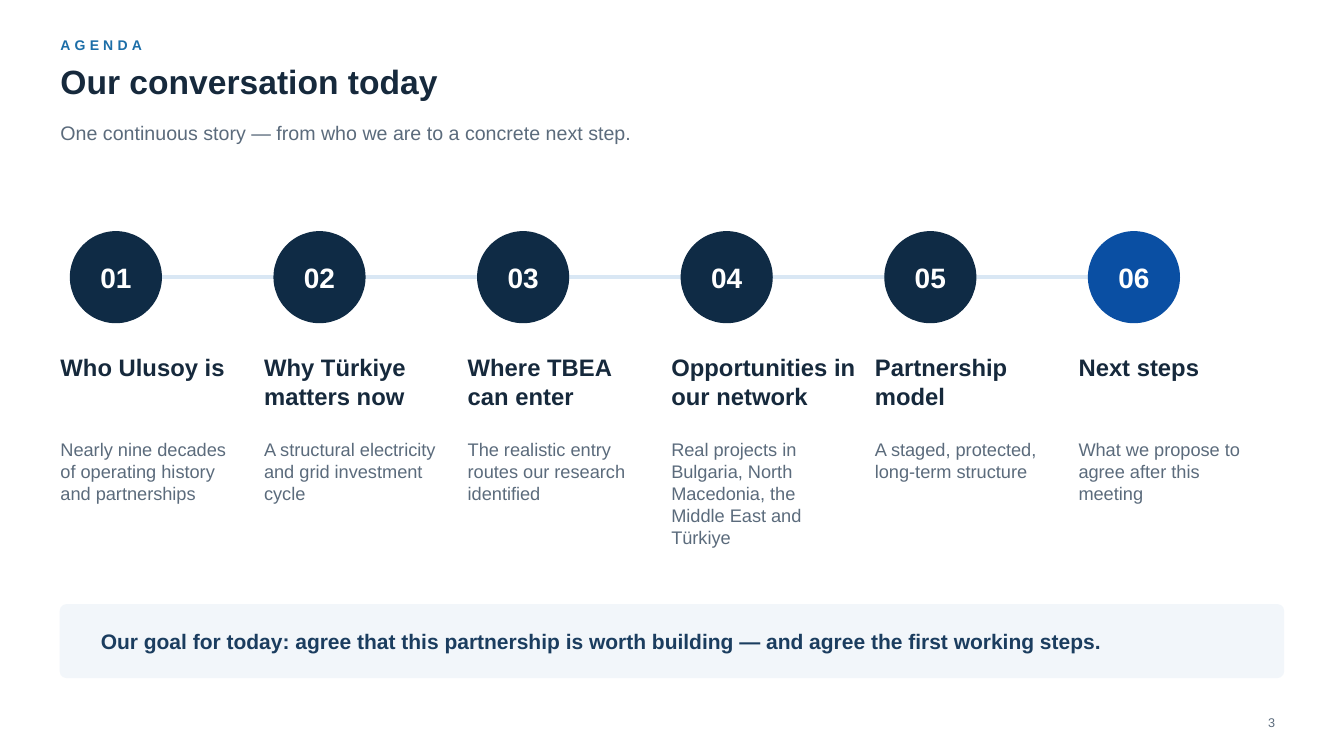
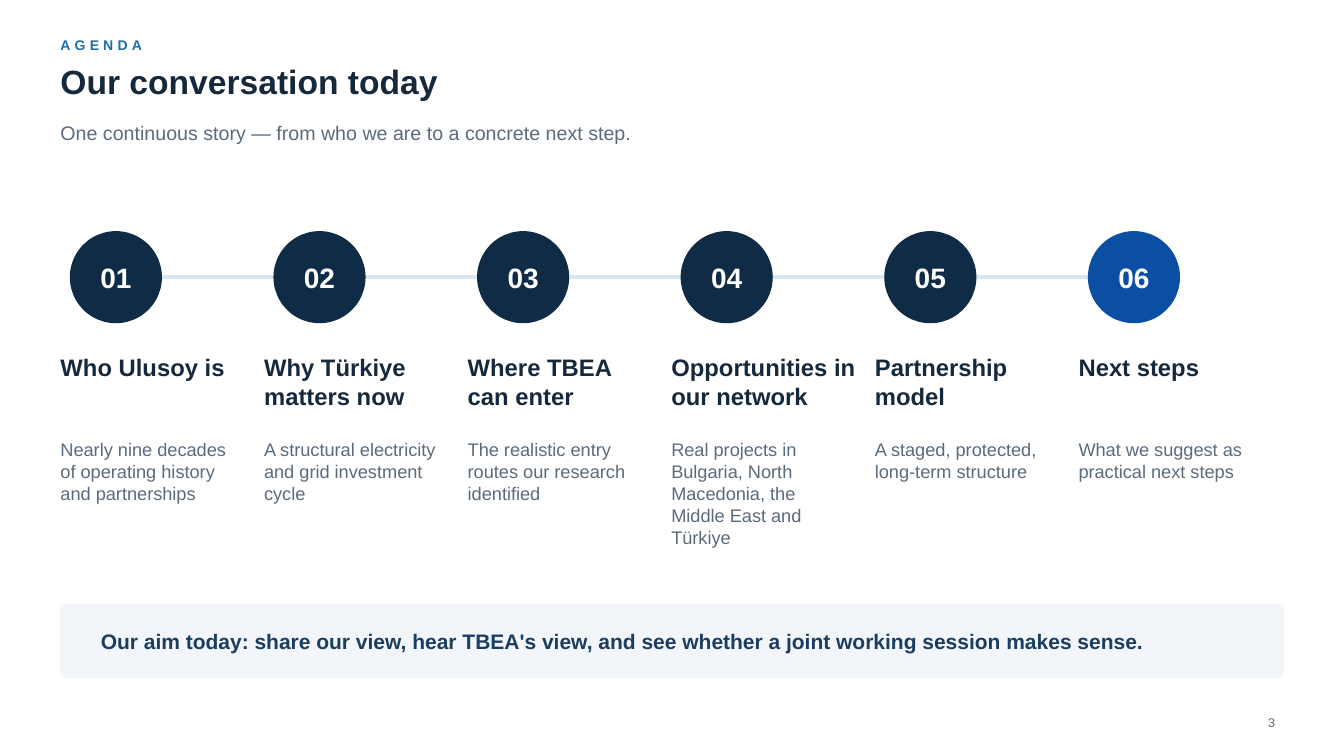
Before and after one commit to taimoorRazi/MultiTransformer, a slide deck: slide 3 of TBEA_HQ_Partnership_v2/Ulusoy - TBEA Partnership.pptx. Drawn at 1344x756 pixels with LibreOffice and Linux fonts; fonts in the diff are those of the drawing; background and template pictures are left out. Boxes give left, top, right and bottom in pixels: in the first picture for what was removed or moved away, otherwise in the second. Text is boxed around its words. In the diff, an @@ line names an element or a change of style, - is before the commit and + after.

```diff
--- a/TBEA_HQ_Partnership_v2/Ulusoy - TBEA Partnership.pptx
+++ b/TBEA_HQ_Partnership_v2/Ulusoy - TBEA Partnership.pptx
@@ text at (1079,443,1242,482): text changed @@
-What we propose to agree after this meeting
+What we suggest as practical next steps
@@ text at (101,633,1142,653): text changed @@
-Our goal for today: agree that this partnership is worth building — and agree the first working steps.
+Our aim today: share our view, hear TBEA's view, and see whether a joint working session makes sense.
```
Also in this commit, not shown: 25 other slides changed, 1 slide added, 5 slides removed, 17 other files.
